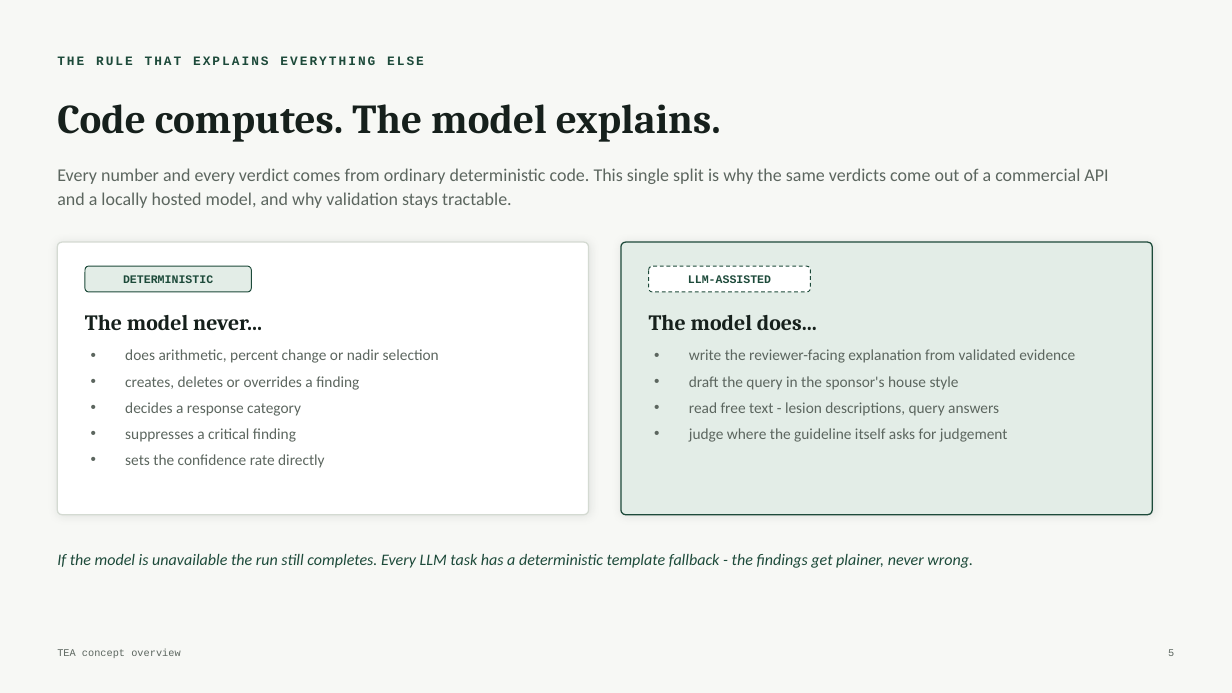
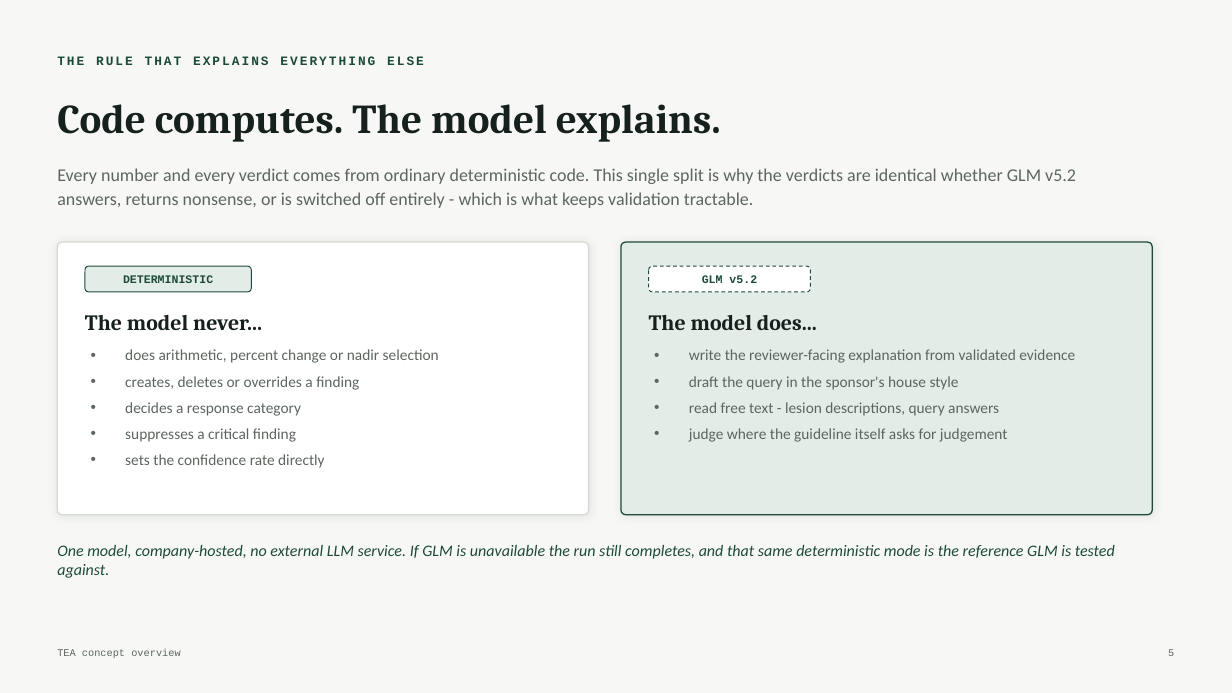
Before and after one commit to Dan5050-now/project1, a slide deck: slide 5 of docs/concept/TEA-concept-overview.pptx. Drawn at 1232x693 pixels with LibreOffice and Linux fonts; fonts in the diff are those of the drawing. Boxes give left, top, right and bottom in pixels: in the first picture for what was removed or moved away, otherwise in the second. Text is boxed around its words. In the diff, an @@ line names an element or a change of style, - is before the commit and + after.

```diff
--- a/docs/concept/TEA-concept-overview.pptx
+++ b/docs/concept/TEA-concept-overview.pptx
@@ text at <box>57,168,1076,208</box>: text changed @@
-Every number and every verdict comes from ordinary deterministic code. This single split is why the same verdicts come out of a commercial API and a locally hosted model, and why validation stays tractable.
+Every number and every verdict comes from ordinary deterministic code. This single split is why the verdicts are identical whether GLM v5.2 answers, returns nonsense, or is switched off entirely - which is what keeps validation tractable.
@@ text in rounded rectangle at <box>702,275,757,283</box>: text changed @@
-LLM-ASSISTED
+GLM v5.2
@@ text at <box>57,545,1115,578</box>: text changed @@
-If the model is unavailable the run still completes. Every LLM task has a deterministic template fallback - the findings get plainer, never wrong.
+One model, company-hosted, no external LLM service. If GLM is unavailable the run still completes, and that same deterministic mode is the reference GLM is tested against.
```
Also in this commit, not shown: 3 other slides changed, 6 other files.
